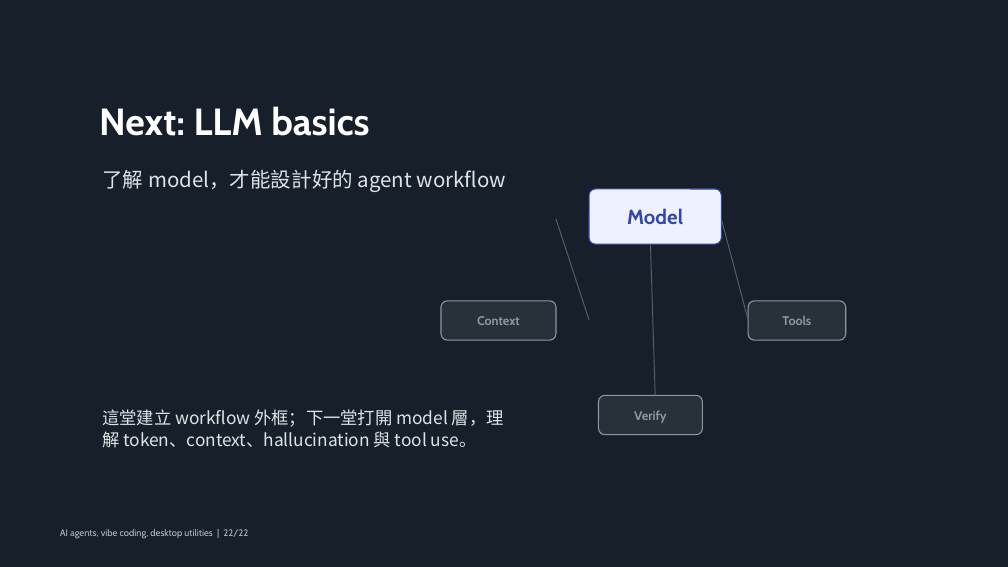
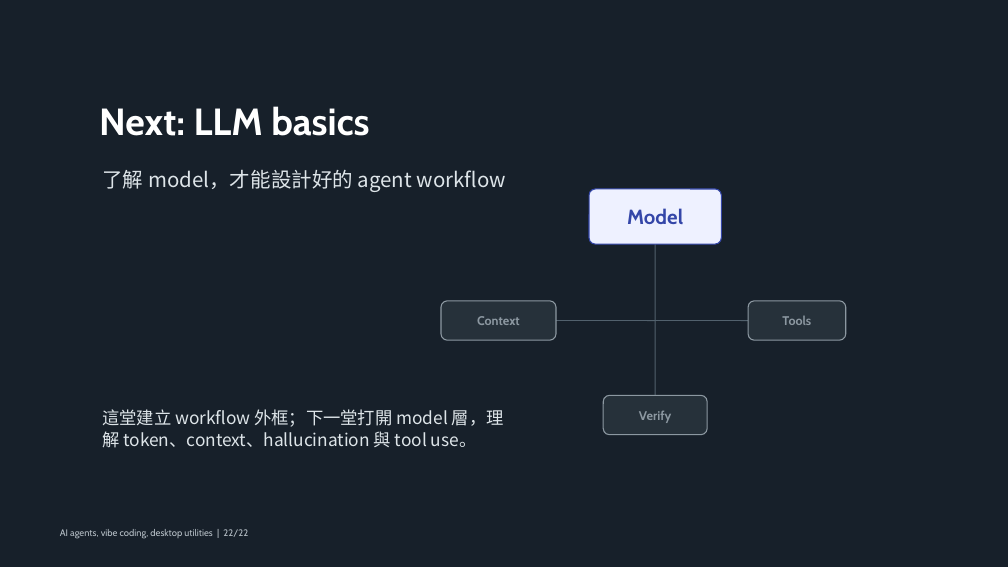
Before and after one commit to godkin1211/LLM_applications_on_BioMedicalData, a slide deck: slide 22 of slides/lesson-02-ai-agents-vibe-coding-desktop-utilities.pptx. Drawn at 1008x567 pixels with LibreOffice and Linux fonts; fonts in the diff are those of the drawing. Boxes give left, top, right and bottom in pixels: in the first picture for what was removed or moved away, otherwise in the second. Text is boxed around its words. In the diff, an @@ line names an element or a change of style, - is before the commit and + after.

Commit message:
Fix lesson 02 closing slide connectors

```diff
--- a/slides/lesson-02-ai-agents-vibe-coding-desktop-utilities.pptx
+++ b/slides/lesson-02-ai-agents-vibe-coding-desktop-utilities.pptx
@@ line removed from (556, 219) to (589, 320) @@
@@ line removed from (721, 219) to (749, 320) @@
@@ line moved from (650, 244) - (656, 395) to (656, 244) - (656, 395) @@
@@ line added from (556, 321) to (656, 321), #52616D 0.9 pt @@
@@ line added from (656, 321) to (749, 321), #52616D 0.9 pt @@
@@ rounded rectangle "Verify": place and size @@
-rounded rectangle "Verify" at <box>599,395,703,435</box>
+rounded rectangle "Verify" at <box>603,395,708,435</box>
```
Also in this commit, not shown: 1 other file.
